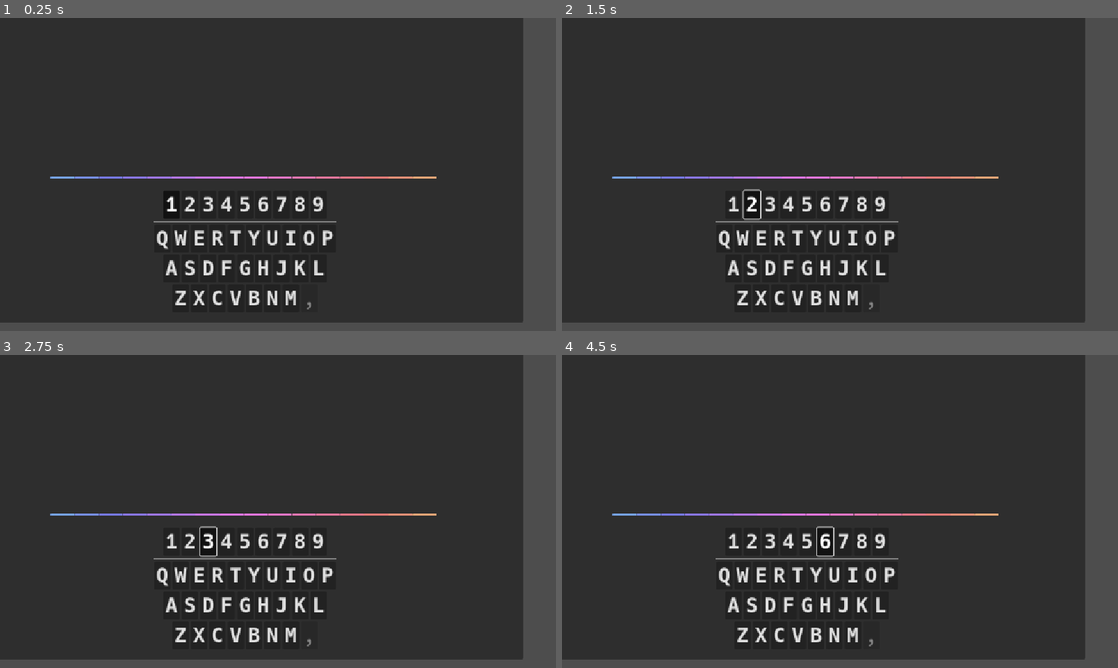
Above: before the commit, frames 1-4 (two rows, left to right).
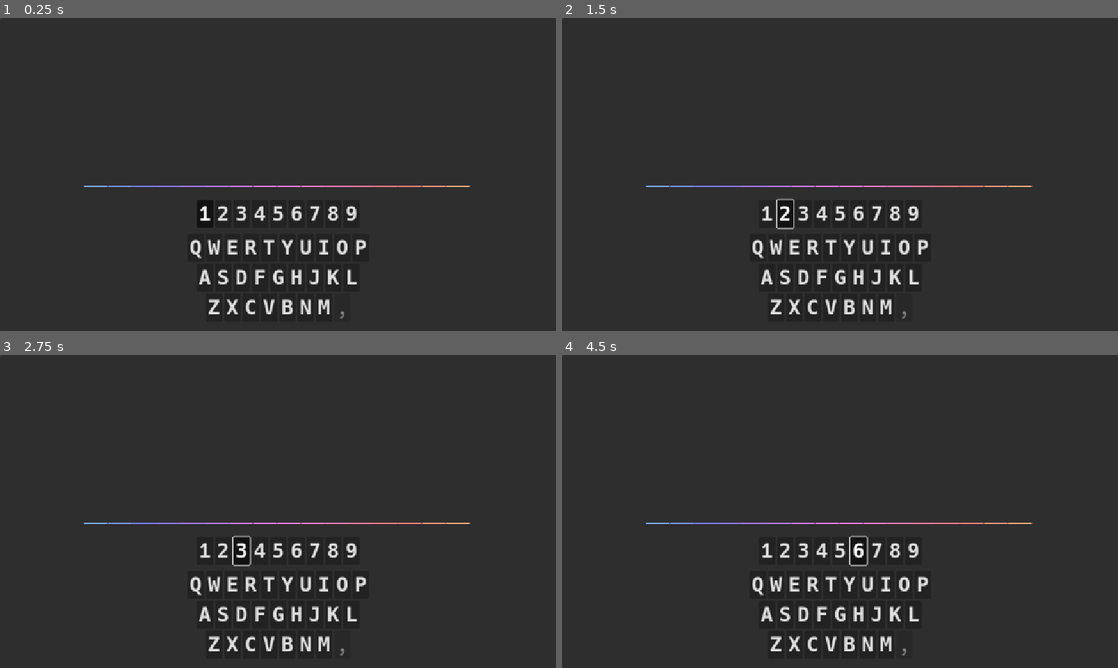
Above: after the commit, the same moments.

Repository: xefensor/pjp-game-jam-2025-1
Game: Godot game, scene res://main.tscn
Two runs of this game, one before a commit and one after it. Both use one fixed random seed, a clock stepped at 60 frames per second and the inputs below. Sound files missing from this copy of the repository are replaced by a short silence.
Inputs:
- Up to frame 1 (0.25 s): no input
- Up to frame 2 (1.5 s): click "1" at 0.5 s; click "2" at 1.25 s
- Up to frame 3 (2.75 s): click "3" at 2 s
- Up to frame 4 (4.5 s): click "4" at 2.75 s; click "5" at 3.5 s; click "6" at 4.25 s

The runs differ from the first frame. In frame 1, 13% of the frame differs, in the area x 0-100%, y 0-100%; in frame 2, 14%; in frame 3, 13%; in frame 4, 13%.

Commit message:
ikd

Diff:
--- a/main.tscn
+++ b/main.tscn
@@ -23,10 +23,6 @@
 anchors_preset = 15
 anchor_right = 1.0
 anchor_bottom = 1.0
-offset_left = -69.0
-offset_top = -19.0
-offset_right = -69.0
-offset_bottom = -19.0
 grow_horizontal = 2
 grow_vertical = 2
 theme = ExtResource("1_1bvp3")
Not shown, added: sounds/crime_scene_arrival_german.wav.import
Not shown, changed: sounds/bell_chimes.aup3
Not shown, removed: sounds/bell_chimes.aup3-shm
Not shown, changed: sounds/bell_chimes.aup3-wal
Not shown, added: sounds/crime_scene_arrival_german.wav
